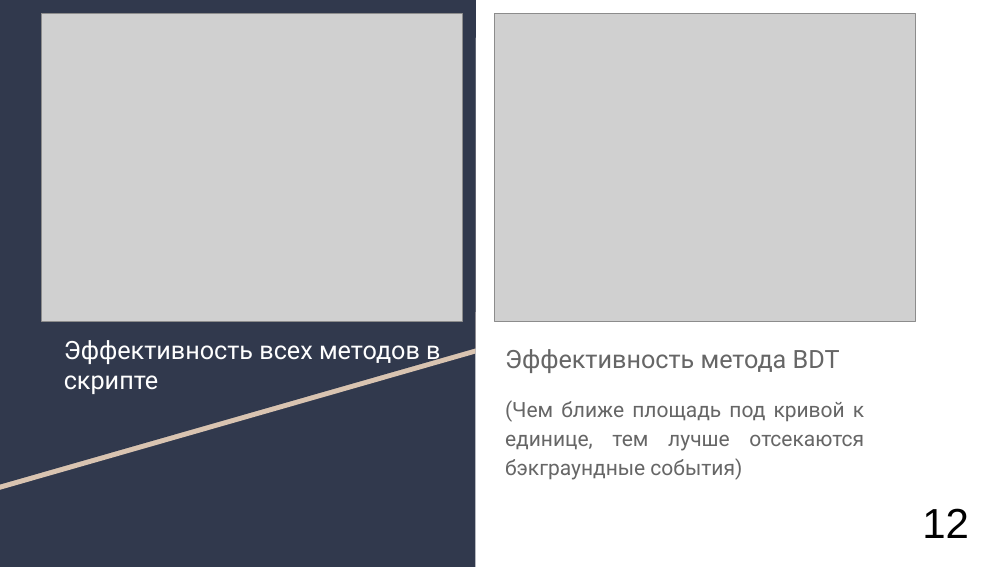
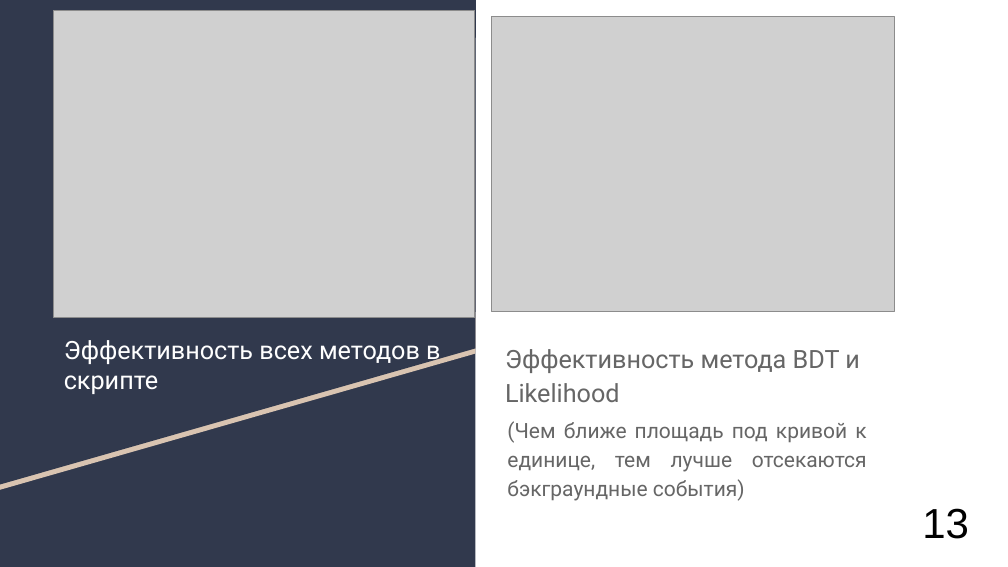
Before and after one commit to AlexanderUzunyan/TestProject, a slide deck: slide 14 of neuro/doc/TMVA.odp (slide 13 before the commit). Drawn at 1008x567 pixels with LibreOffice and Linux fonts; fonts in the diff are those of the drawing; grey boxes stand for pictures. Boxes give left, top, right and bottom in pixels: in the first picture for what was removed or moved away, otherwise in the second. Text is boxed around its words. In the diff, an @@ line names an element or a change of style, - is before the commit and + after.

```diff
--- a/neuro/doc/TMVA.odp
+++ b/neuro/doc/TMVA.odp
@@ picture: place and size @@
-picture at (41,14,462,322)
+picture at (53,10,474,318)
@@ picture: place and size @@
-picture at (495,14,915,322)
+picture at (491,17,894,311)
@@ text at (505,349,860,402): text changed @@
-Эффективность метода BDT
+Эффективность метода BDT и Likelihood
@@ text "(Чем ближе площадь под кривой ...": place and size @@
-text "(Чем ближе площадь под кривой ..." at (505,400,864,480)
+text "(Чем ближе площадь под кривой ..." at (507,421,867,501)
@@ title at (922,508,969,539): text changed @@
-12
+13
```
Also in this commit, not shown: 7 other slides changed, 3 slides added, 1 slide removed.
